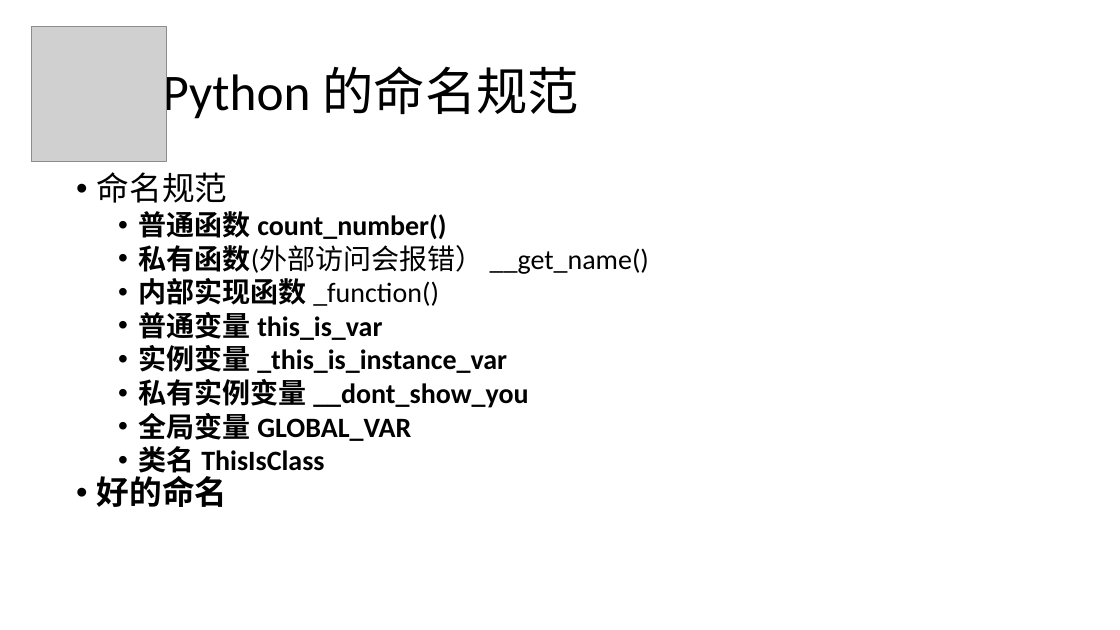
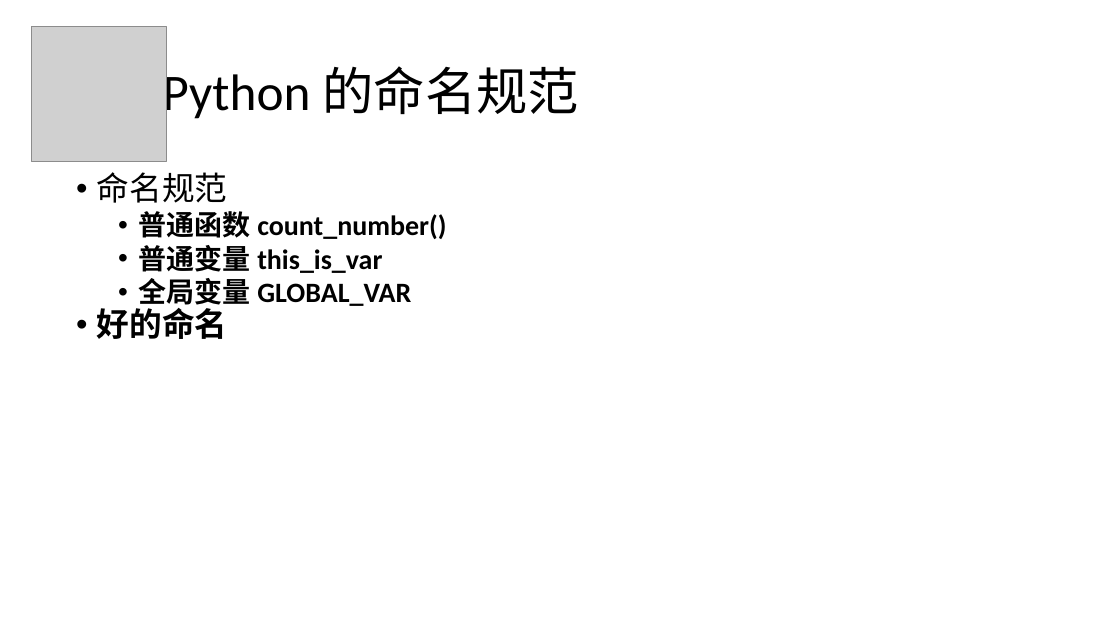
Before and after one commit to IssacWD/myPythonCode, a slide deck: slide 17 of csc1002/lecture/2016_3_6.pptx (slide 16 before the commit). Drawn at 1120x630 pixels with LibreOffice and Linux fonts; fonts in the diff are those of the drawing; grey boxes stand for pictures. Boxes give left, top, right and bottom in pixels: in the first picture for what was removed or moved away, otherwise in the second. Text is boxed around its words. In the diff, an @@ line names an element or a change of style, - is before the commit and + after.

```diff
--- a/csc1002/lecture/2016_3_6.pptx
+++ b/csc1002/lecture/2016_3_6.pptx
@@ text at <box>139,245,649,306</box>: paragraphs removed @@
-  • 私有函数(外部访问会报错） __get_name()
-  • 内部实现函数 _function()
@@ text at <box>139,345,528,408</box>: paragraphs removed @@
-  • 实例变量 _this_is_instance_var
-  • 私有实例变量 __dont_show_you
@@ text at <box>139,446,324,478</box>: paragraph removed @@
-  • 类名 ThisIsClass
```
Also in this commit, not shown: 4 other slides changed, 1 slide added, 5 other files.
